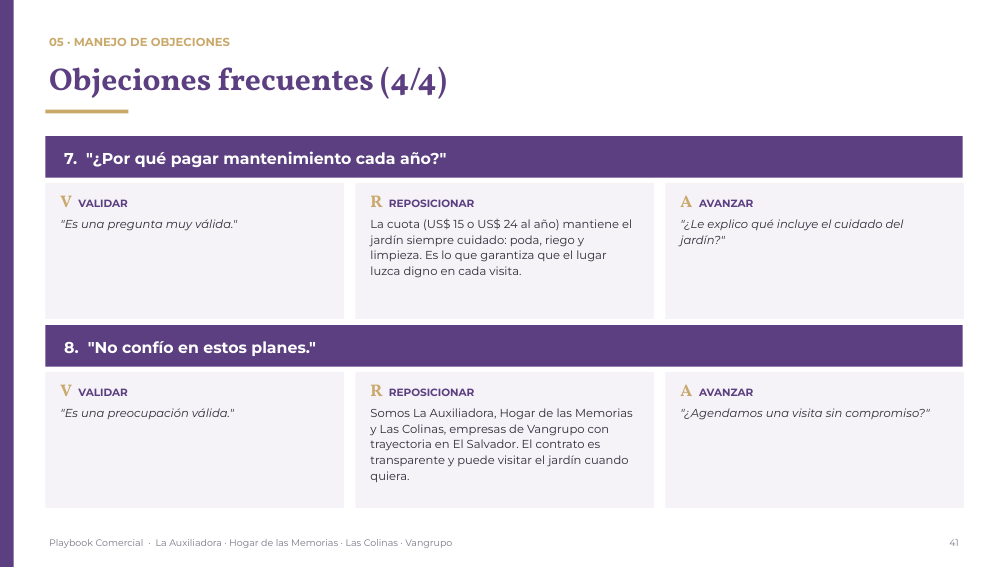
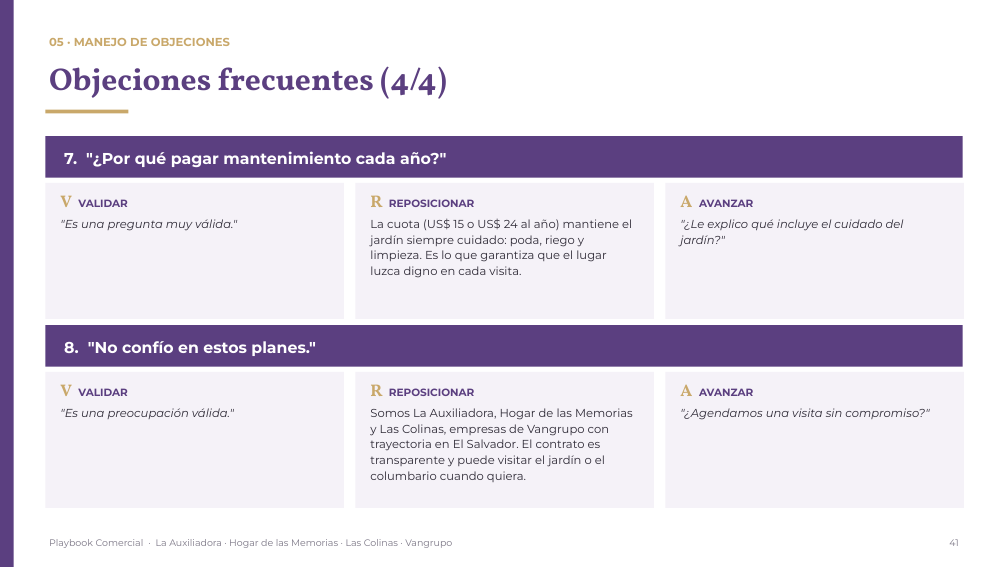
Before and after one commit to os267/teste, a slide deck: slide 41 of playbook/salida/Playbook_Comercial_Cremacion_Vangrupo.pptx. Drawn at 1008x567 pixels with LibreOffice and Linux fonts; fonts in the diff are those of the drawing. Boxes give left, top, right and bottom in pixels: in the first picture for what was removed or moved away, otherwise in the second. Text is boxed around its words. In the diff, an @@ line names an element or a change of style, - is before the commit and + after.

```diff
--- a/playbook/salida/Playbook_Comercial_Cremacion_Vangrupo.pptx
+++ b/playbook/salida/Playbook_Comercial_Cremacion_Vangrupo.pptx
@@ text at (370,408,633,482): text changed @@
-Somos La Auxiliadora, Hogar de las Memorias y Las Colinas, empresas de Vangrupo con trayectoria en El Salvador. El contrato es transparente y puede visitar el jardín cuando quiera.
+Somos La Auxiliadora, Hogar de las Memorias y Las Colinas, empresas de Vangrupo con trayectoria en El Salvador. El contrato es transparente y puede visitar el jardín o el columbario cuando quiera.
```
Also in this commit, not shown: 9 other slides changed, 12 other files.
